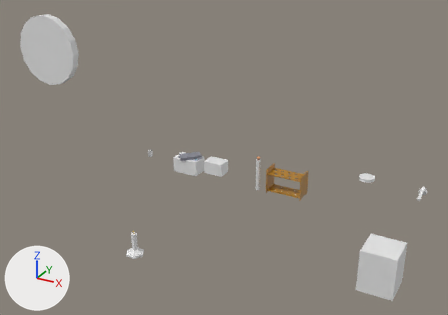
One commit to the glTF model microlab/public/models/labObjectsSet2.glb: the scene before it, then after it.
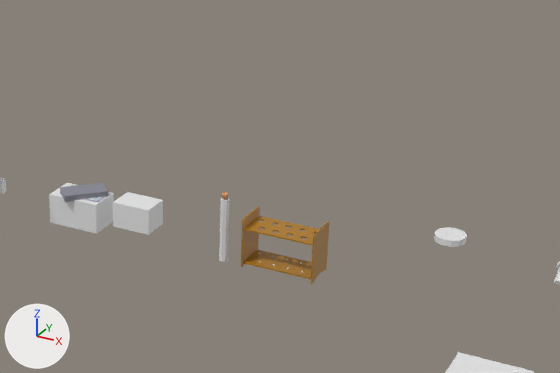
The first picture shows the older version from a camera (50 mm lens) standing at (1.4, -0.94, 2.78) and looking at (-0.29, 2.14, 1.24). The close-ups show both versions on the part from 33% to 94% of the width and 20% to 77% of the height of that picture; other places that the commit changed are outside them. Every picture has the same lights, and +X, +Y and +Z are marked at lower left. Where no turn or scale is listed for an object, it has been applied to the vertices. Vertices at the same position are counted once.

The first close-up shows 'Cube.006', 'Cube.007', 'hitSurface', 'hitSurface.001', 'hitSurface.002', 'hitSurface.006', 'hitSurface.008', 'lid.001', 'surface.013', 'surface.014'.
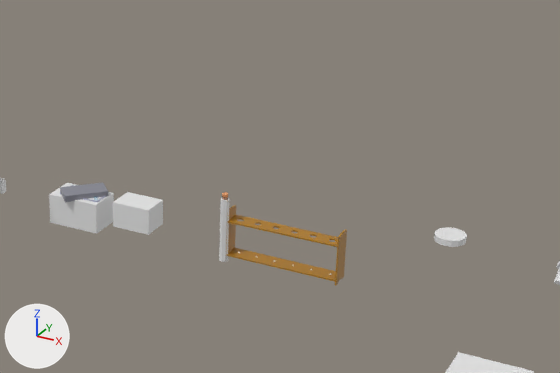
Diff of the bpy script that builds the scene:
```diff
--- a/microlab/public/models/labObjectsSet2.glb.py
+++ b/microlab/public/models/labObjectsSet2.glb.py
@@ me_cube_022 @@
 # used by ob_cube_006; location = (0.001, 2.47, 0.983)
-me_cube_022.from_pydata(...)  # 322 vertices, 686 faces; spans x -0.12..0.119, y -0.056..0.056, z 0.065..0.07
+me_cube_022.from_pydata(...)  # 209 vertices, 438 faces; spans x -0.189..0.188, y -0.03..0.03, z 0.065..0.07
+# me_cube_022 part 1: 322 vertices removed from x -0.12..0.119, y -0.056..0.056, z 0.065..0.07; 209 vertices added at x -0.189..0.188, y -0.03..0.03, z 0.065..0.07
 me_cube_022.materials.append(mat_wood)
@@ me_cube_023 @@
 me_cube_023.from_pydata(...)  # 8 vertices, 12 faces; spans x -0.119..0.119, y -0.053..0.052, z 0.012..0.016
 # used by ob_cube_007; location = (0.0, 2.47, 0.919)
+# me_cube_023 part 2: the whole mesh is scaled about its middle by (1.58, 0.565, 1)
 me_cube_023.materials.append(mat_wood)
@@ me_cylinder_014_1 @@
+me_cylinder_014_1.from_pydata(...)  # 34 vertices, 64 faces; spans x -0.147..-0.143, y -0.062..0.062, z 0.0..0.17
+me_cylinder_014_1.materials.append(mat_wood)  # brown #af7b1b
@@ ob_surface_013 @@
 ob_surface_013.parent = ob_surface_012
-ob_surface_013.location = (-0.119, 0.0, 0.0)
+ob_surface_013.location = (-0.189, 0.0, 0.0)
+ob_surface_013.scale = (1.0, 0.533, 1.0)
@@ ob_surface_014 @@
-ob_surface_014 = bpy.data.objects.new('surface.014', me_cylinder_013)
+ob_surface_014 = bpy.data.objects.new('surface.014', me_cylinder_014_1)
 ob_surface_014.parent = ob_surface_012
-ob_surface_014.location = (0.119, 0.0, 0.0)
+ob_surface_014.location = (0.0439, 0.0, 0.0)
+ob_surface_014.rotation_euler = (0.0, 0.0, -3.142)  # degrees (0, 0, -180)
+ob_surface_014.scale = (1.0, 0.533, 1.0)
```

Location of each change, (x1, y1, x2, y2) in pixels of the close-ups (560 x 373 px):
'Cube.006', reshaped (46% wider, 10% taller): before (244, 216, 319, 245); after (228, 215, 338, 247)
'Cube.007', mesh rescaled: before (243, 250, 312, 280); after (227, 248, 336, 282)
'surface.014', reshaped, moved, turned, rescaled: before (310, 221, 329, 284); after (335, 229, 347, 286)
'surface.013', moved, rescaled: before (241, 206, 260, 268); after (226, 205, 236, 253)
